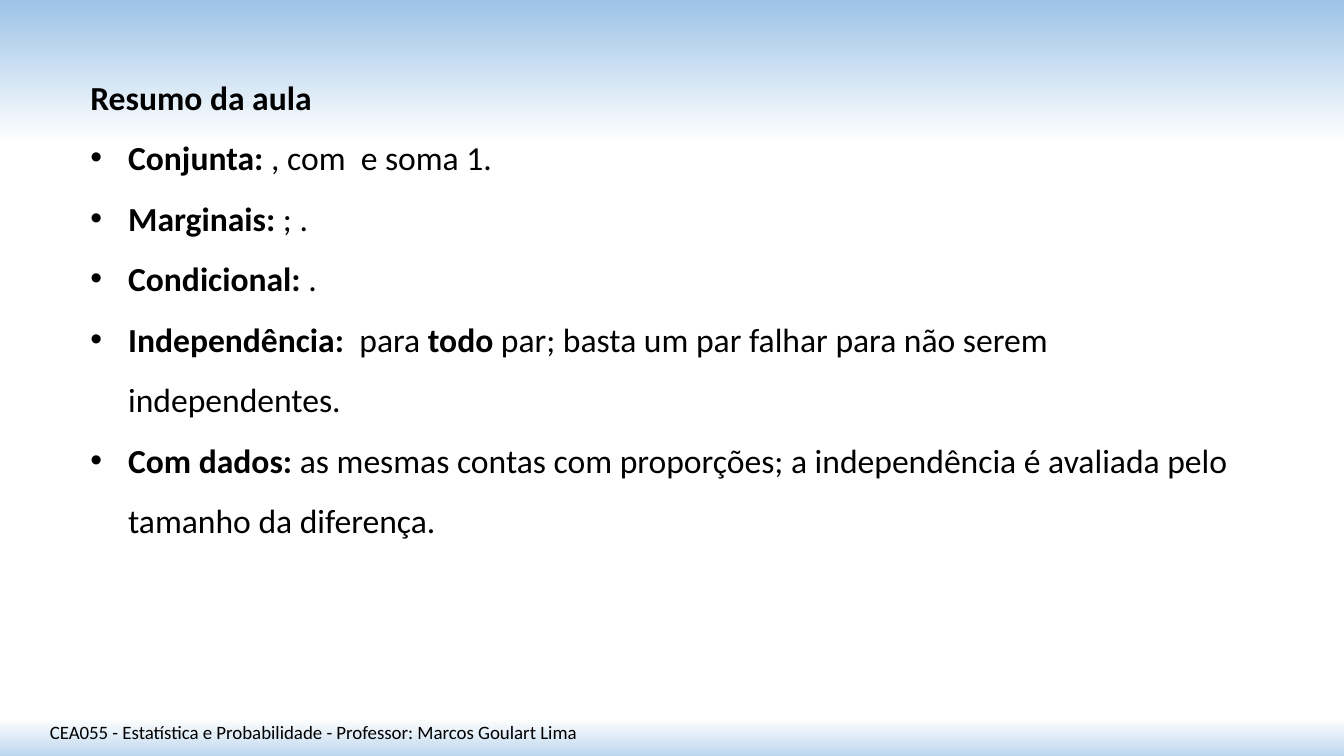
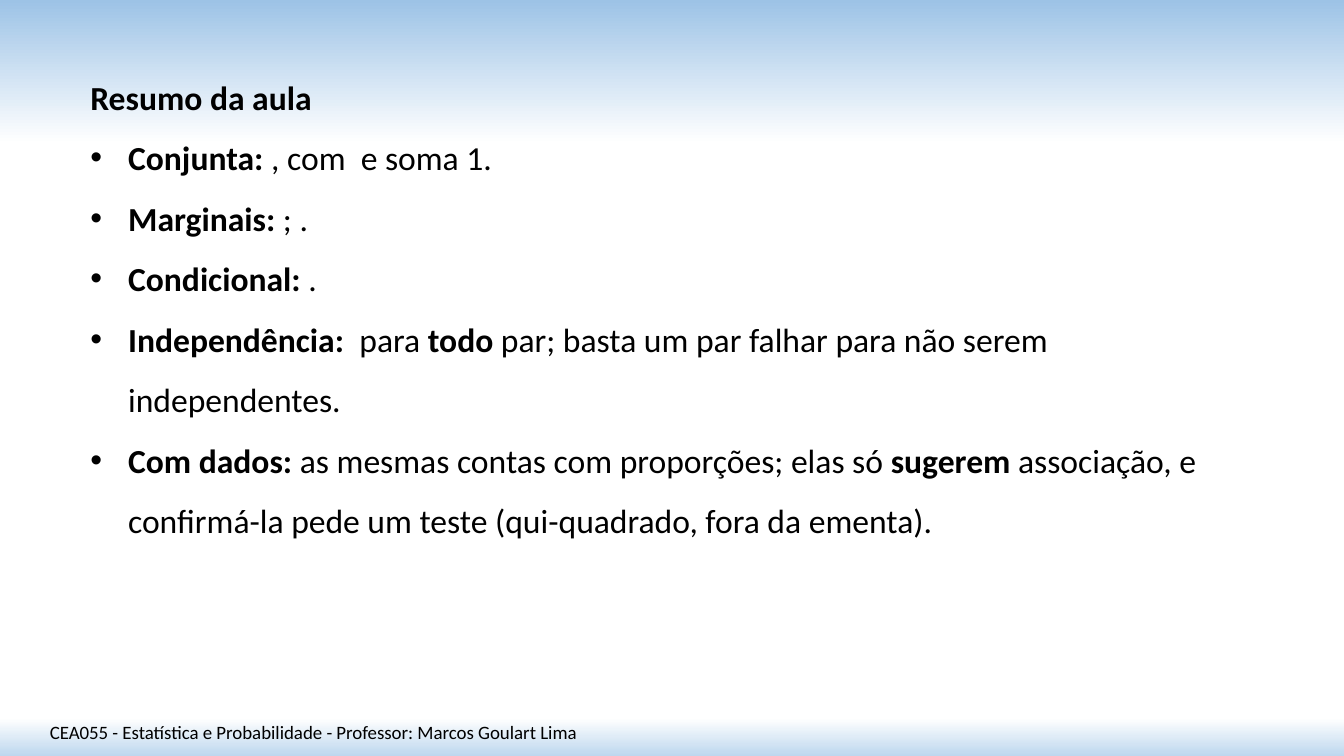
Before and after one commit to matmarcos/minhas-aulas, a slide deck: slide 24 of content/2026-2/cea055-estatistica-probabilidade/23-va-multidimensionais-distribuicoes-conjuntas/Aula_23_VA_Multidimensionais_Distribuicoes_Conjuntas_SITE.pptx (slide 22 before the commit). Drawn at 1344x756 pixels with LibreOffice and Linux fonts; fonts in the diff are those of the drawing. Boxes give left, top, right and bottom in pixels: in the first picture for what was removed or moved away, otherwise in the second. Text is boxed around its words. In the diff, an @@ line names an element or a change of style, - is before the commit and + after.

```diff
--- a/content/2026-2/cea055-estatistica-probabilidade/23-va-multidimensionais-distribuicoes-conjuntas/Aula_23_VA_Multidimensionais_Distribuicoes_Conjuntas_SITE.pptx
+++ b/content/2026-2/cea055-estatistica-probabilidade/23-va-multidimensionais-distribuicoes-conjuntas/Aula_23_VA_Multidimensionais_Distribuicoes_Conjuntas_SITE.pptx
@@ text at [128,449,1196,539]: text changed @@
-• Com dados: as mesmas contas com proporções; a independência é avaliada pelo tamanho da diferença.
+• Com dados: as mesmas contas com proporções; elas só sugerem associação, e confirmá-la pede um teste (qui-quadrado, fora da ementa).
```
Also in this commit, not shown: 5 other slides changed, 2 slides added, 3 other files.
